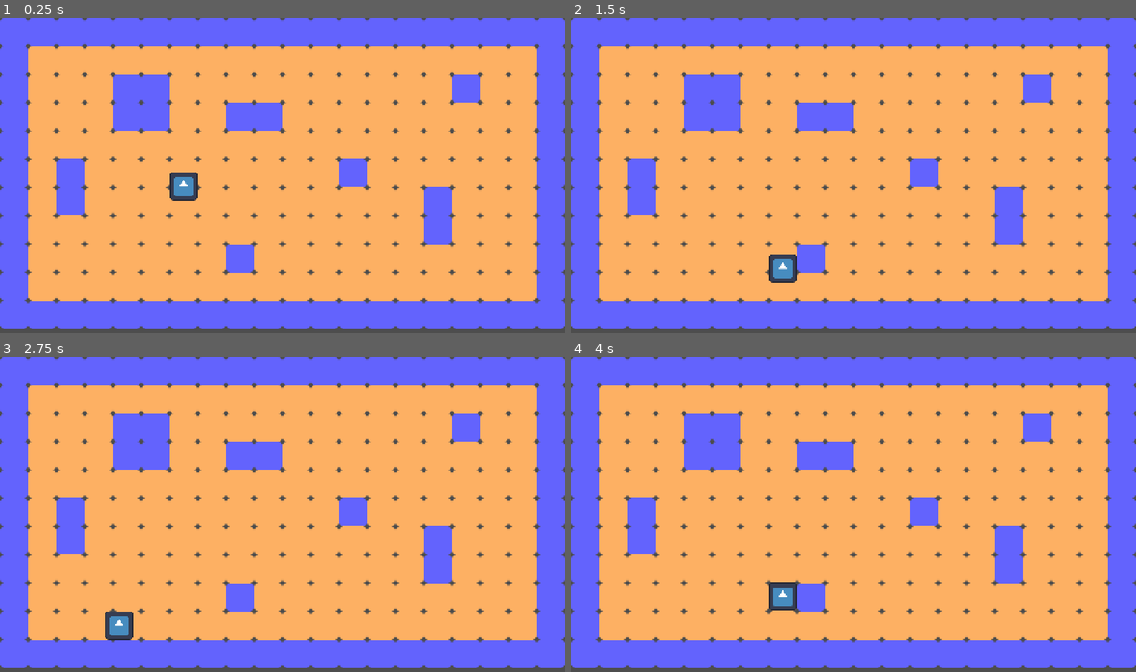
Above: before the commit, frames 1-4 (two rows, left to right).
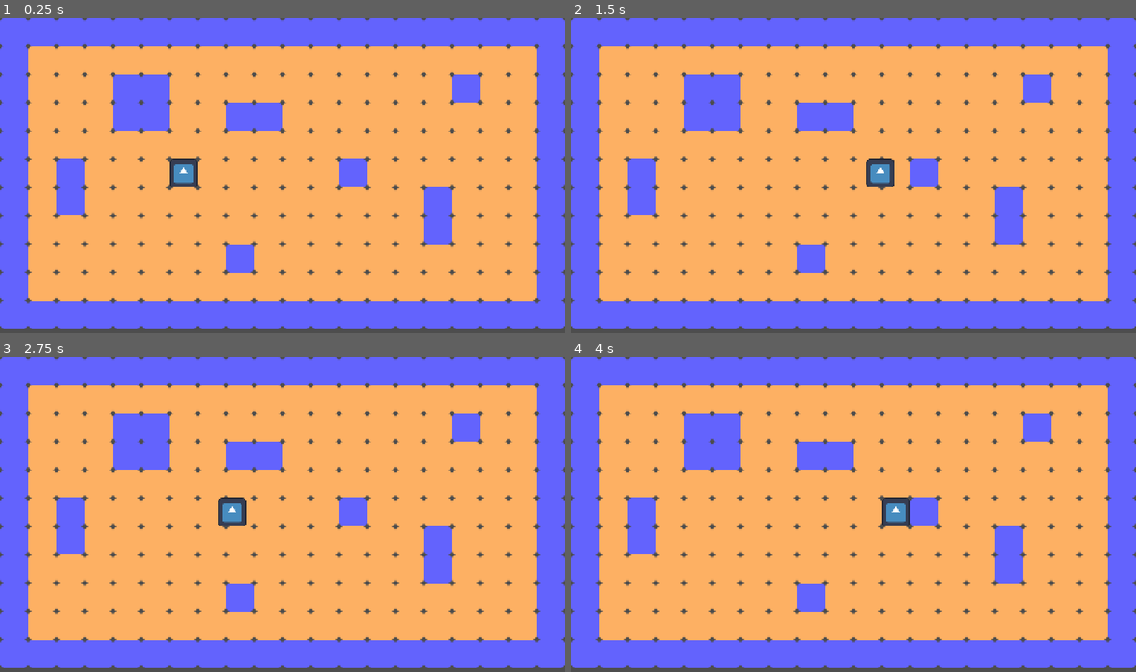
Above: after the commit, the same moments.

Repository: kiralymark/project-01
Game: Godot game, scene res://scenes/game.tscn
Same seed, same stepped clock (60 frames per second), same inputs: the game is played once before the commit and once after it. The engine's default icon, where the game draws it, is replaced by a stand-in: a white triangle on a blue panel in a dark square.
Inputs:
- Up to frame 1 (0.25 s): no input
- Up to frame 2 (1.5 s): tap Enter (ui_accept) at 0.5, 0.6, 0.77, 1.07, 1.35 s; hold Right (ui_right) from 0.53 s (still down)
- Up to frame 3 (2.75 s): tap Enter (ui_accept) at 1.52, 1.82, 2.1 s; release Right (ui_right) at 2.03 s; hold Left (ui_left) from 2.03 s (still down)
- Up to frame 4 (4 s): release Left (ui_left) at 2.78 s; hold Right (ui_right) from 2.78 s (still down); tap Enter (ui_accept) at 2.85, 3.02, 3.32, 3.6, 3.77 s

The runs differ from the first frame. In frame 1, 0.5% of the frame differs, in the area x 30-35%, y 44-59%; in frame 2, 0.9%; in frame 3, 0.9%; in frame 4, 0.9%, in the area x 35-60%, y 44-81%.

Commit message:
Modify scripts/character_body_2d.gd

Diff:
--- a/scripts/character_body_2d.gd
+++ b/scripts/character_body_2d.gd
@@ -1,25 +1,24 @@
 extends CharacterBody2D
 
-
-const SPEED = 300.0
-const JUMP_VELOCITY = -400.0
-
+const SPEED:float = 300.0
+#var _direction_map:Dictionary[Key,Vector2] = {KEY_W: Vector2(0,-1), KEY_S: Vector2(0,1), KEY_A: Vector2(-1,0), KEY_D: Vector2(1,0)}
 
 func _physics_process(delta: float) -> void:
-	# Add the gravity.
-	if not is_on_floor():
-		velocity += get_gravity() * delta
-
-	# Handle jump.
-	if Input.is_action_just_pressed("ui_accept") and is_on_floor():
-		velocity.y = JUMP_VELOCITY
-
 	# Get the input direction and handle the movement/deceleration.
 	# As good practice, you should replace UI actions with custom gameplay actions.
-	var direction := Input.get_axis("ui_left", "ui_right")
-	if direction:
-		velocity.x = direction * SPEED
-	else:
-		velocity.x = move_toward(velocity.x, 0, SPEED)
+	var direction:Vector2 = Vector2(0,0)
+	if Input.is_action_pressed("ui_up"):		# is InputEventKey:
+		#if _direction_map.has(InputEventKey.keycode) && InputEventKey.pressed:
+		#	var direction:Vector2 = _direction_map[InputEventKey.keycode]
+		#	#velocity.x = direction * SPEED
+		direction = Vector2(0,-1)
+	if Input.is_action_pressed("ui_down"):
+		direction = Vector2(0,1)
+	if Input.is_action_pressed("ui_left"):
+		direction = Vector2(-1,0)
+	if Input.is_action_pressed("ui_right"):
+		direction = Vector2(1,0)
+
+	velocity = direction * SPEED
 
 	move_and_slide()
